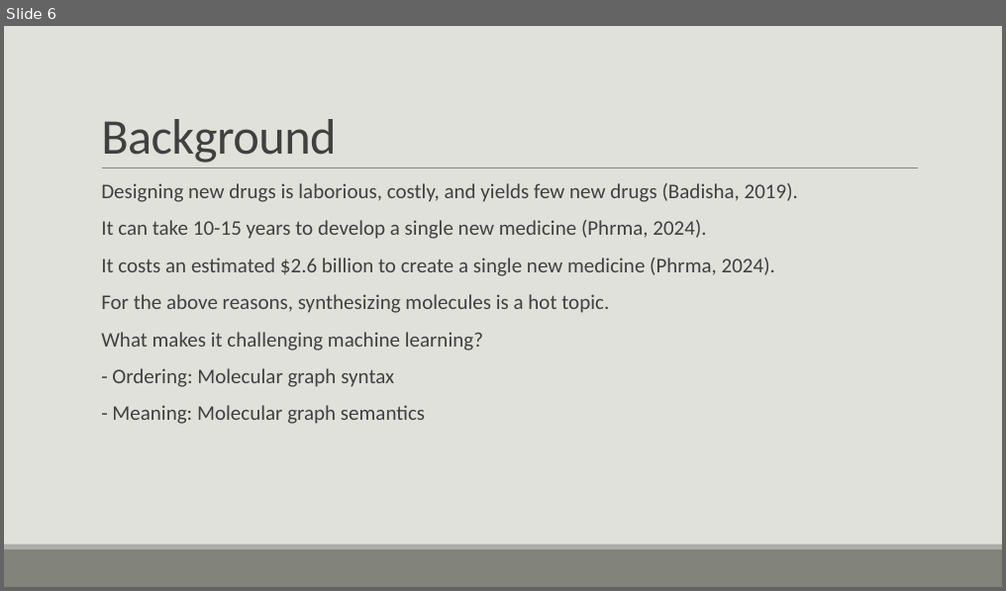
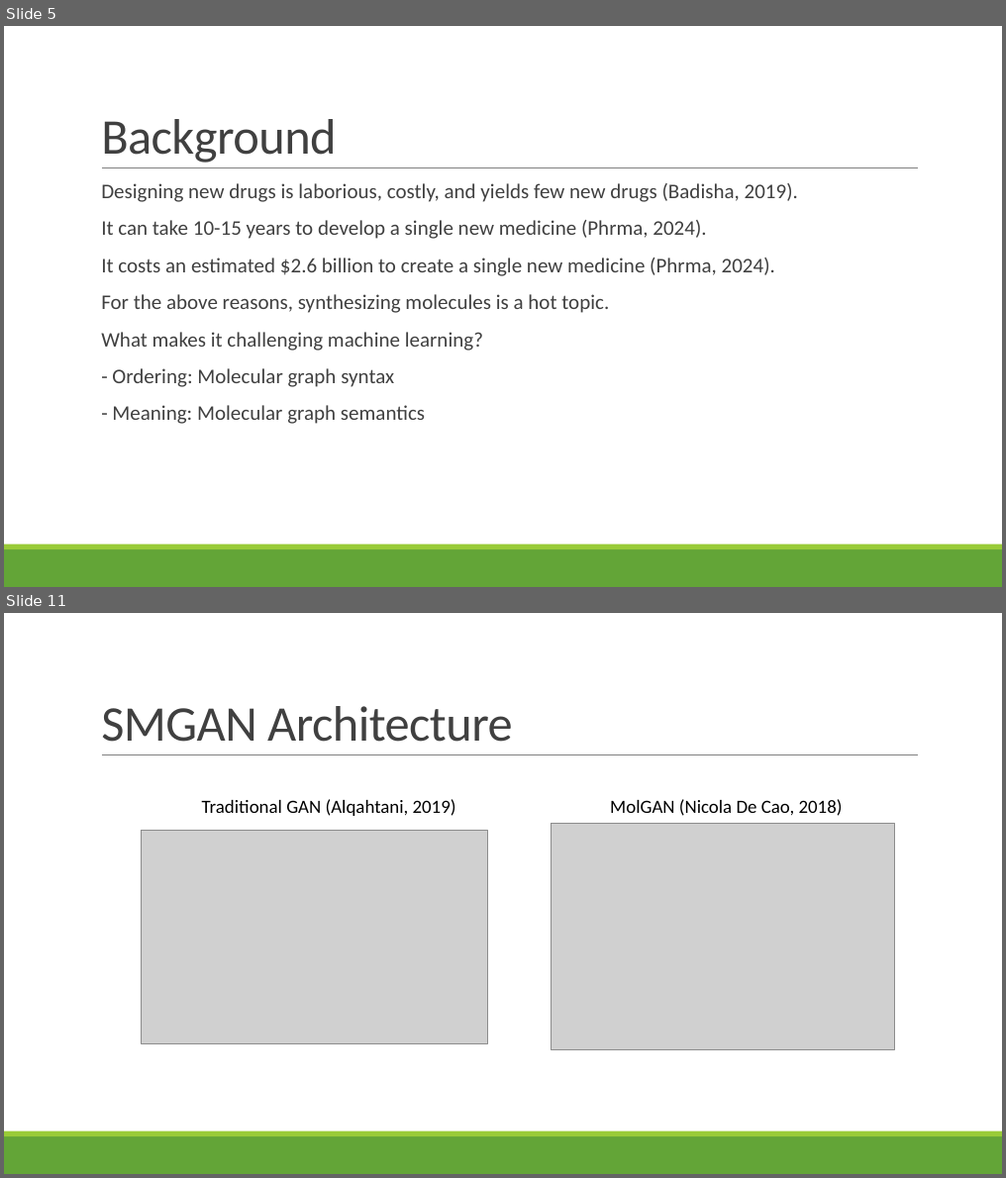
Before and after one commit to vanthony715/SMGAN, a slide deck: SMGAN.pptx. Shown one above the other, each under a label of ours: slide 6 before the commit, slides 5 and 11 after it; the slides between them are not shown. The pictures are 1006x591 and 1006x1178 pixels, drawn with LibreOffice and Linux fonts; fonts in the diff are those of the drawing; grey boxes stand for pictures. Boxes give left, top, right and bottom in pixels: in the first picture for what was removed or moved away, otherwise in the second. Text is boxed around its words. In the diff, an @@ line names an element or a change of style, - is before the commit and + after.

Commit message:
Added molecule visualizer and updated ppt

```diff
--- a/SMGAN.pptx
+++ b/SMGAN.pptx
@@ slide 11 added at (x1=4, y1=613, x2=1002, y2=1174), background #FFFFFF; not listed: 3 template elements that a slide beside it also shows @@
@@ title added at (x1=101, y1=706, x2=512, y2=742), 48 pt, text #404040 @@
+SMGAN Architecture
@@ text added at (x1=202, y1=799, x2=456, y2=816), 18 pt, text #000000 @@
+Traditional GAN (Alqahtani, 2019)
@@ text added at (x1=610, y1=799, x2=843, y2=816), 18 pt, text #000000 @@
+MolGAN (Nicola De Cao, 2018)
@@ picture added at (x1=141, y1=830, x2=487, y2=1044) @@
@@ picture added at (x1=550, y1=824, x2=895, y2=1051) @@
@@ what was slide 6 is now slide 5 @@
@@ slide 5 changed as well @@
@@ background #E1E1DB to #FFFFFF @@
@@ text "Designing new drugs is laborious, ..." at (x1=101, y1=183, x2=798, y2=424): bullet colour #9DBFBE to #99CB38 @@
@@ rectangle at (x1=4, y1=550, x2=1002, y2=587): fill #82847C to #63A537 @@
@@ rectangle at (x1=4, y1=545, x2=1002, y2=550): fill #ACADA8 to #99CB38 @@
```
Also in this commit, not shown: 11 other slides changed, 5 other slides added, 4 slides removed, 5 other files.
